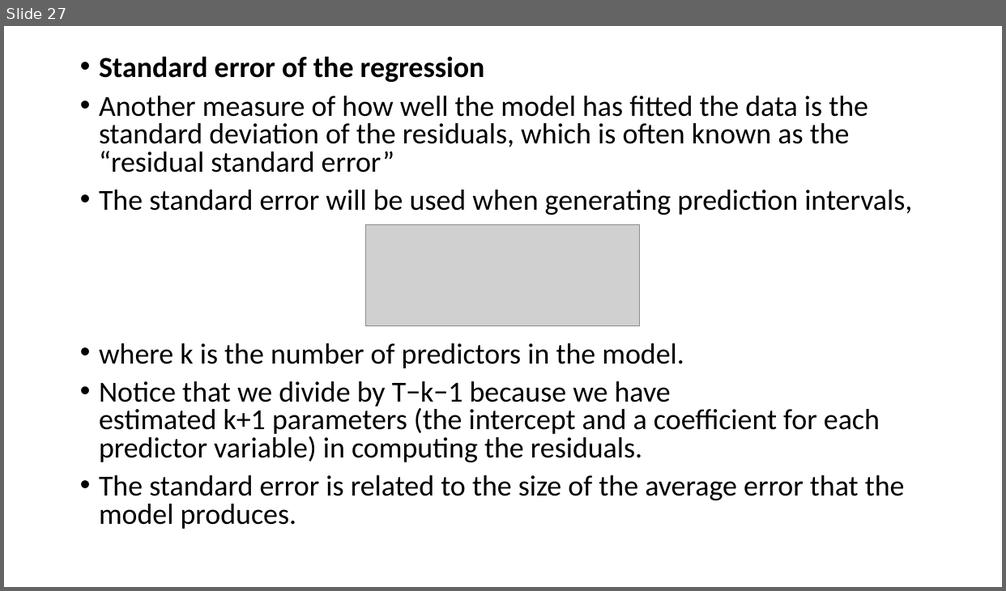
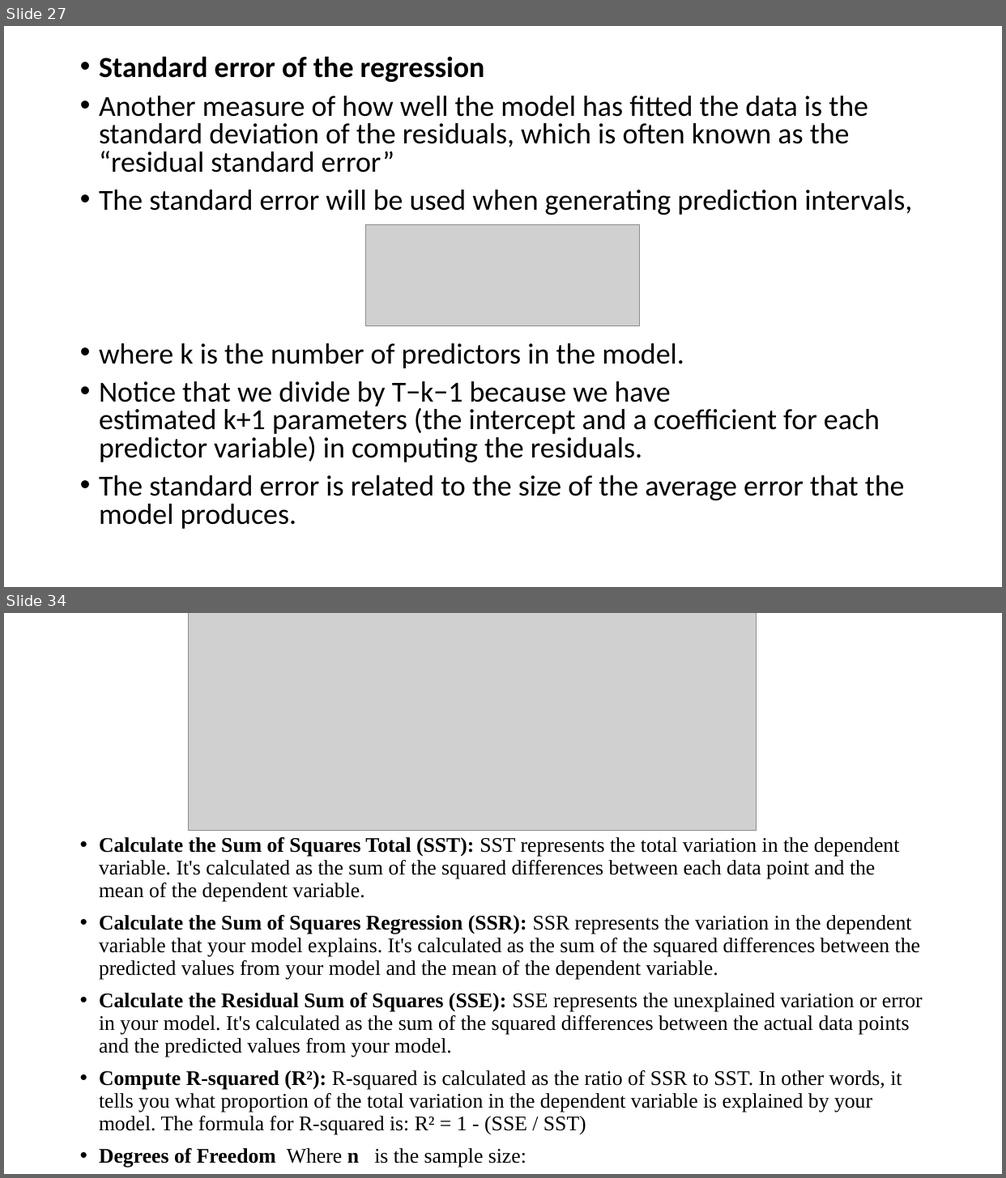
Before and after one commit to satishdkt/BTech-2024-25-Batch-Time-Series-Analysis, a slide deck: PPT/Unit 2/Unit II - REGRESSION ANALYSIS AND FORECASTING-Lecture 1.pptx. Shown one above the other, each under a label of ours: slide 27 before the commit, slides 27 and 34 after it; the slides between them are not shown. The pictures are 1006x591 and 1006x1178 pixels, drawn with LibreOffice and Linux fonts; fonts in the diff are those of the drawing; grey boxes stand for pictures. Boxes give left, top, right and bottom in pixels: in the first picture for what was removed or moved away, otherwise in the second. Text is boxed around its words. In the diff, an @@ line names an element or a change of style, - is before the commit and + after.

```diff
--- a/PPT/Unit 2/Unit II - REGRESSION ANALYSIS AND FORECASTING-Lecture 1.pptx
+++ b/PPT/Unit 2/Unit II - REGRESSION ANALYSIS AND FORECASTING-Lecture 1.pptx
@@ slide 34 added at (4, 613, 1002, 1174), background #FFFFFF @@
@@ picture added at (188, 613, 756, 831) @@
@@ text added at (99, 837, 923, 1168), 20 pt, text #000000 @@
+• Calculate the Sum of Squares Total (SST): SST represents the total variation in the dependent variable. It's calculated as the sum of the squared differences between each data point and the mean of the dependent variable.
+• Calculate the Sum of Squares Regression (SSR): SSR represents the variation in the dependent variable that your model explains. It's calculated as the sum of the squared differences between the predicted values from your model and the mean of the dependent variable.
+• Calculate the Residual Sum of Squares (SSE): SSE represents the unexplained variation or error in your model. It's calculated as the sum of the squared differences between the actual data points and the predicted values from your model.
+• Compute R-squared (R²): R-squared is calculated as the ratio of SSR to SST. In other words, it tells you what proportion of the total variation in the dependent variable is explained by your model. The formula for R-squared is: R² = 1 - (SSE / SST)
+• Degrees of Freedom Where n is the sample size:
```
Also in this commit, not shown: 127 other slides added, 13 other files.
